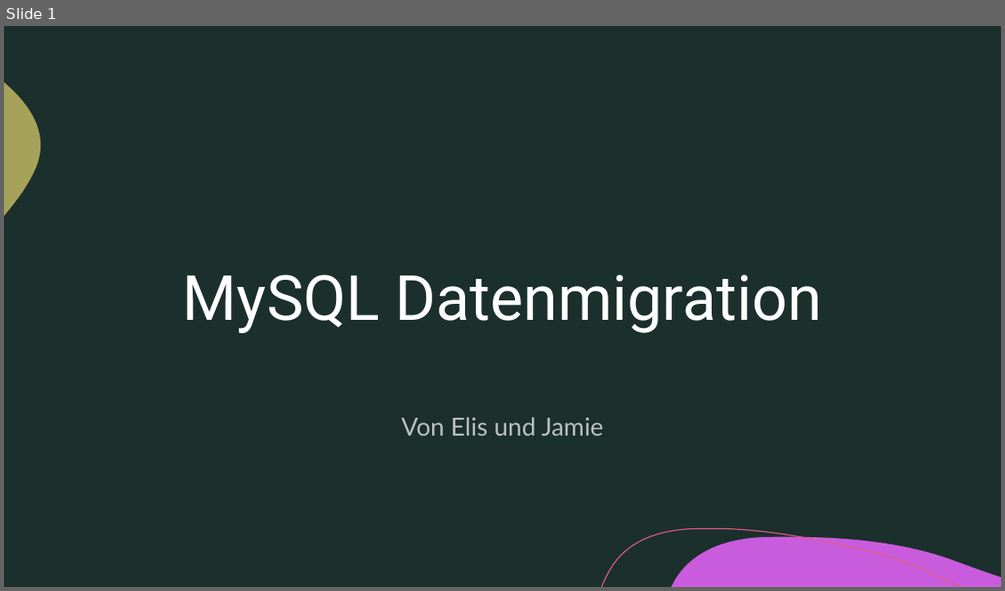
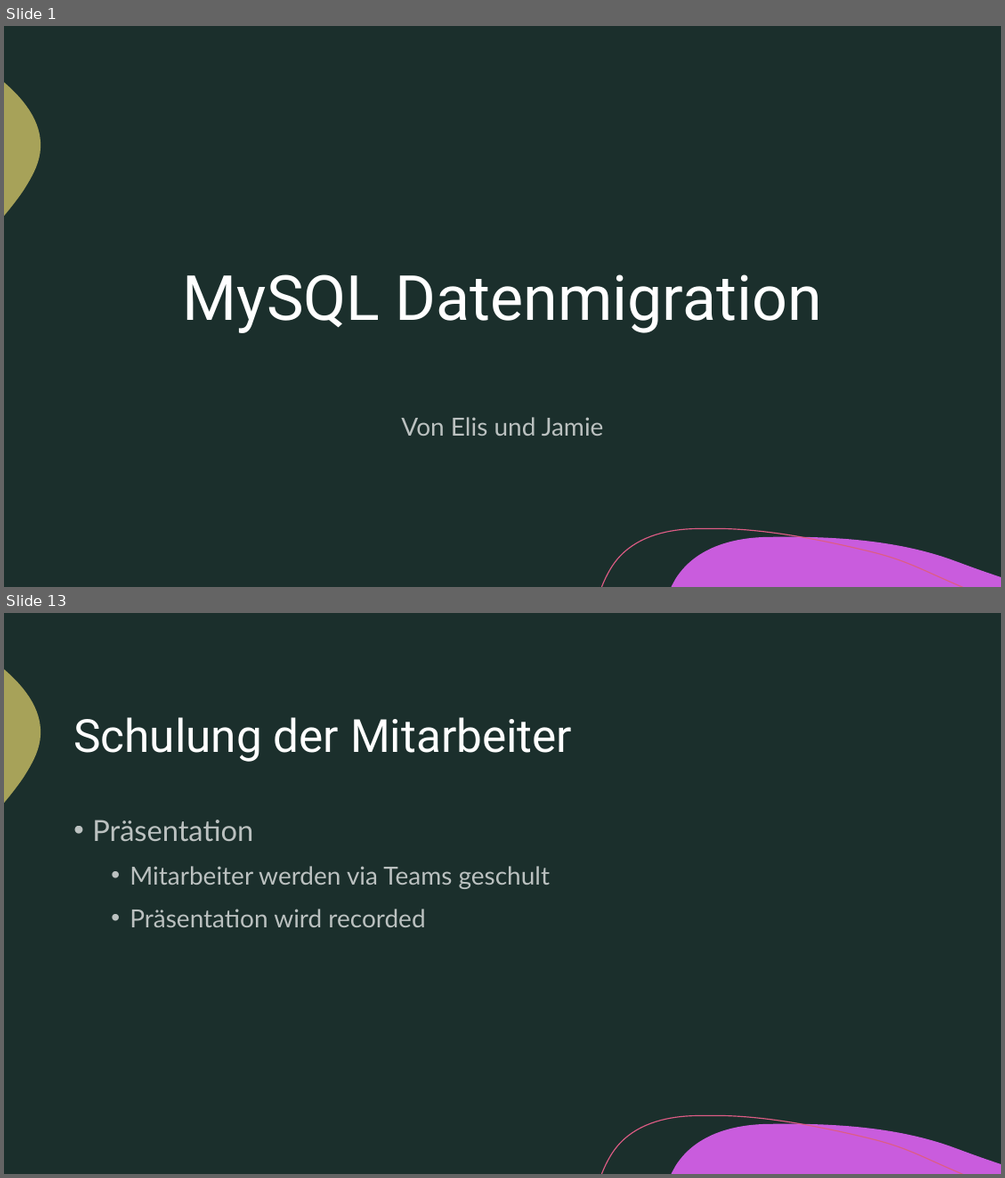
Before and after one commit to phonkd/gibb, a slide deck: 158/docs/MySQLDatenmigration.pptm. Shown one above the other, each under a label of ours: slide 1 before the commit, slides 1 and 13 after it; the slides between them are not shown. The pictures are 1005x591 and 1005x1178 pixels, drawn with LibreOffice and Linux fonts; fonts in the diff are those of the drawing. Boxes give left, top, right and bottom in pixels: in the first picture for what was removed or moved away, otherwise in the second. Text is boxed around its words. In the diff, an @@ line names an element or a change of style, - is before the commit and + after.

```diff
--- a/158/docs/MySQLDatenmigration.pptm
+++ b/158/docs/MySQLDatenmigration.pptm
@@ slide 13 added at (x1=4, y1=613, x2=1001, y2=1174), background #1B2F2C; not listed: 3 template elements that a slide beside it also shows @@
@@ title added at (x1=73, y1=717, x2=572, y2=762), 44 pt, text #FFFFFF @@
+Schulung der Mitarbeiter
@@ text added at (x1=92, y1=819, x2=550, y2=927), 24 pt, text #FFFFFF at 70% opacity @@
+• Präsentation
+  • Mitarbeiter werden via Teams geschult
+  • Präsentation wird recorded
```
Also in this commit, not shown: 12 other slides added, 3 other files.
